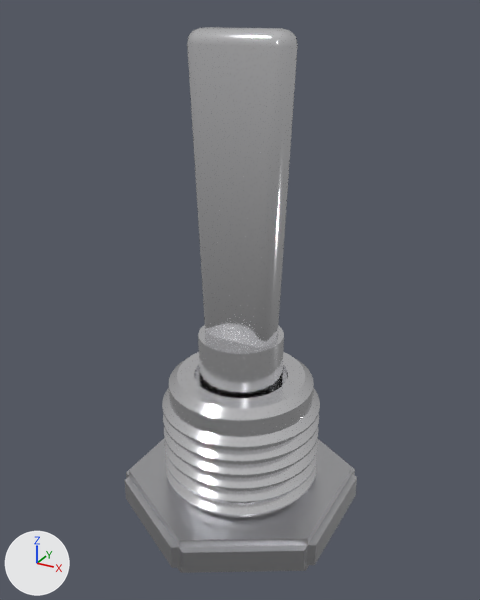
Two versions of the Blender file blender/elements/toggle_switch.blend, one commit apart.
One viewpoint serves both versions: a camera (50 mm lens) standing at (11.4, -20.7, 20.0) and looking at (0.0, 0.0, 9.7). Arrows for +X, +Y and +Z are at lower left; the lights stay in place. The picture after the commit comes second.

Objects in the first picture: 'Toggle_body', 'Toggle_lever'.
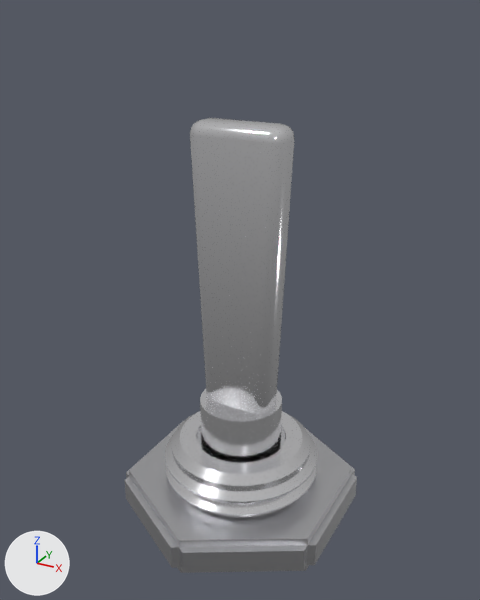
Boxes (x1, y1, x2, y2) around the edits, measured in the pictures (480 x 600 px):
'Toggle_lever', moved
    before: (187, 27, 298, 398)
    after: (190, 118, 295, 463)
'Toggle_body', reshaped (27% shorter)
    before: (124, 352, 357, 573)
    after: (124, 411, 357, 573)
part 1 of me_toggle_body_mesh, cut back
    before: (162, 352, 320, 492)
    after: (172, 411, 311, 492)

The change, as a list of edits to the scene's bpy script:
```text
Change me_toggle_body_mesh:
    used by ob_toggle_body; location = (0.0, 0.0, 0.0)
    remove me_toggle_body_mesh.from_pydata(...)  # 1442 vertices, 1484 faces; spans x -4.5..4.5, y -5.05..5.05, z 0.0..6.4
    add me_toggle_body_mesh.from_pydata(...)  # 674 vertices, 716 faces; spans x -4.5..4.5, y -5.05..5.05, z 0.0..3.4
    me_toggle_body_mesh part 1: 192 vertices moved from x -3.25..3.25, y -3.25..3.25, z 2.92..3.47 to x -2.95..2.95, y -2.95..2.95, z 2.9..3.4; 769 vertices removed from x -3.25..3.25, y -3.25..3.25, z 3.56..6.4; 1 vertex added at x 0.0, y 0.0, z 2.9
Change ob_toggle_lever:
    ob_toggle_lever.location: (0.0, 0.0, 6.4) -> (0.0, 0.0, 3.4)
```
